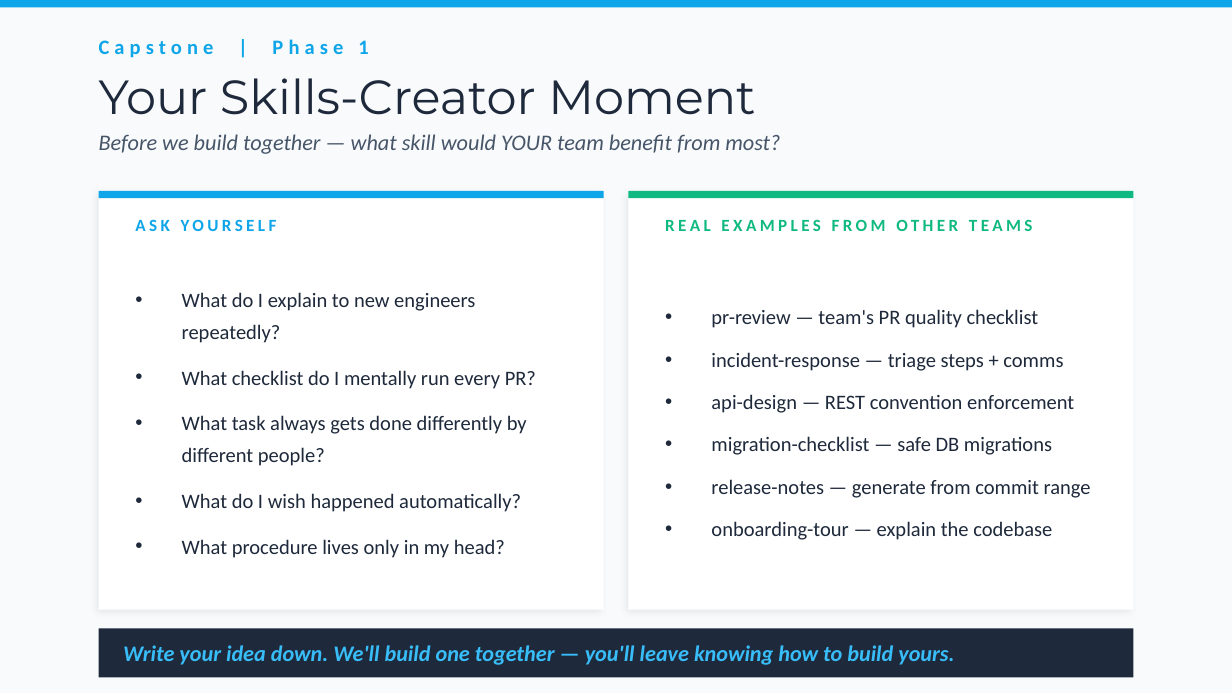
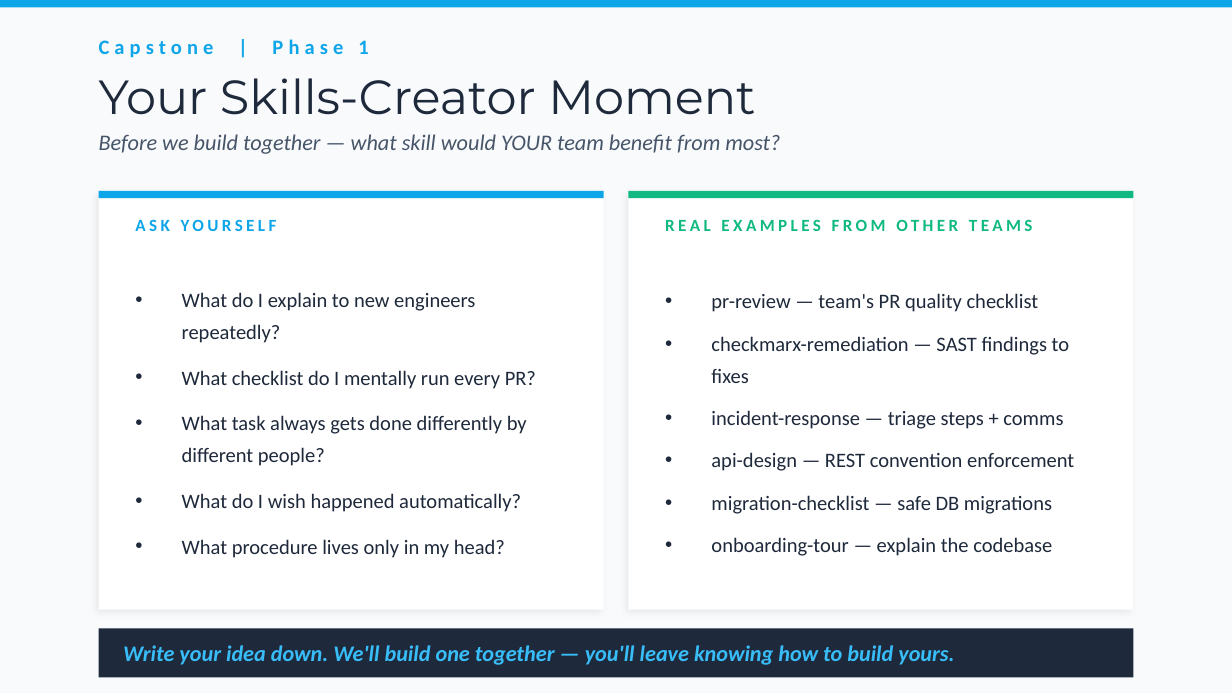
Before and after one commit to bubuding0809/copilot-cli-for-beginners, a slide deck: slide 19 of WORKSHOP-PRESENTATION.pptx (slide 17 before the commit). Drawn at 1232x693 pixels with LibreOffice and Linux fonts; fonts in the diff are those of the drawing. Boxes give left, top, right and bottom in pixels: in the first picture for what was removed or moved away, otherwise in the second. Text is boxed around its words. In the diff, an @@ line names an element or a change of style, - is before the commit and + after.

```diff
--- a/WORKSHOP-PRESENTATION.pptx
+++ b/WORKSHOP-PRESENTATION.pptx
@@ text at box(711, 336, 1069, 383): paragraph added @@
+• checkmarx-remediation — SAST findings to fixes
@@ text at box(711, 479, 1091, 498): paragraph removed @@
-• release-notes — generate from commit range
```
Also in this commit, not shown: 6 other slides changed, 2 slides added.
